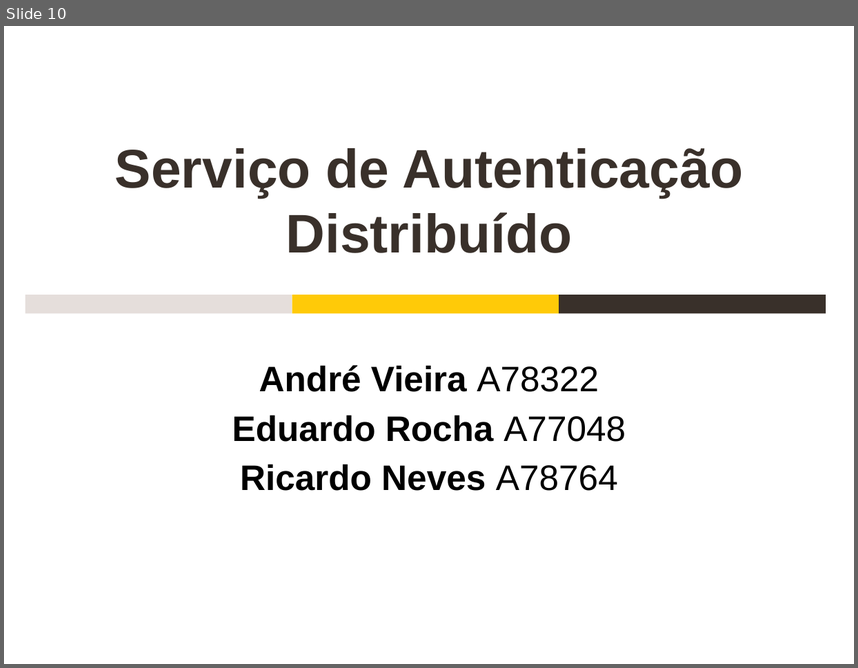
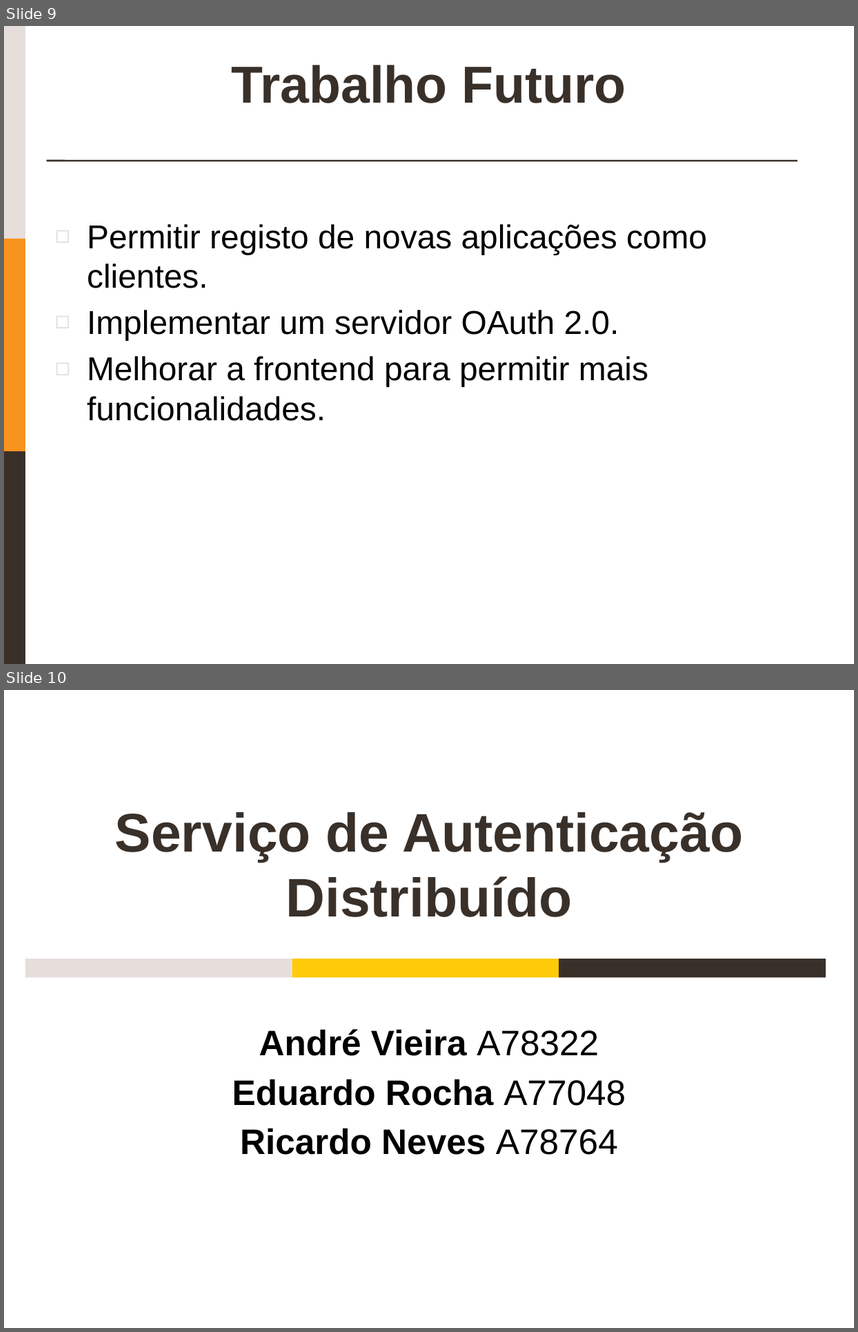
Before and after one commit to egrocha/LEI-1819, a slide deck: Checkpoint 1 gil.pptx. Shown one above the other, each under a label of ours: slide 10 before the commit, slides 9 and 10 after it. The pictures are 858x668 and 858x1332 pixels, drawn with LibreOffice and Linux fonts; fonts in the diff are those of the drawing. Boxes give left, top, right and bottom in pixels: in the first picture for what was removed or moved away, otherwise in the second. Text is boxed around its words. In the diff, an @@ line names an element or a change of style, - is before the commit and + after.

```diff
--- a/Checkpoint 1 gil.pptx
+++ b/Checkpoint 1 gil.pptx
@@ slide 9 added at bbox=[4, 26, 854, 664], background #FFFFFF @@
@@ rectangle added at bbox=[4, 26, 25, 239], fill #E5DEDB @@
@@ title added at bbox=[231, 65, 626, 103], 44 pt, text #39302A, bold @@
+Trabalho Futuro
@@ line added from (47, 161) to (797, 161), #39302A 1.5 pt @@
@@ text added at bbox=[87, 224, 707, 421], 28 pt, text #000000 @@
+◻ Permitir registo de novas aplicações como clientes.
+◻ Implementar um servidor OAuth 2.0.
+◻ Melhorar a frontend para permitir mais funcionalidades.
@@ rectangle added at bbox=[4, 239, 25, 451], fill #F8931D @@
@@ rectangle added at bbox=[4, 451, 25, 664], fill #39302A @@
```
Also in this commit, not shown: 3 slides changed, 1 slide removed, 1 other file.
